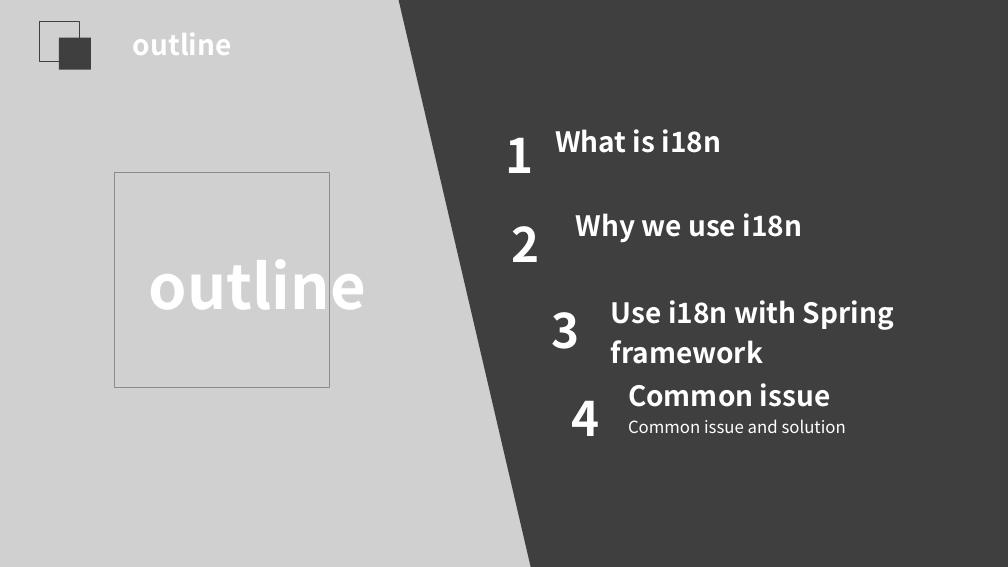
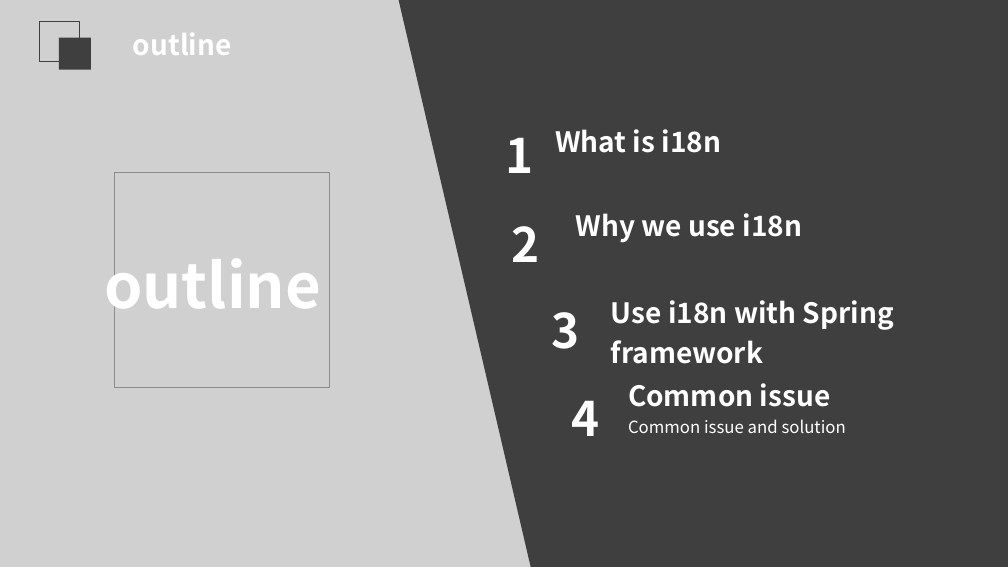
Before and after one commit to jishiting/SpringI18N, a slide deck: slide 3 of Internationalization.pptx (slide 2 before the commit). Drawn at 1008x567 pixels with LibreOffice and Linux fonts; fonts in the diff are those of the drawing; grey boxes stand for pictures. Boxes give left, top, right and bottom in pixels: in the first picture for what was removed or moved away, otherwise in the second. Text is boxed around its words. In the diff, an @@ line names an element or a change of style, - is before the commit and + after.

```diff
--- a/Internationalization.pptx
+++ b/Internationalization.pptx
@@ text "outline": place and size @@
-text "outline" at box(149, 246, 366, 325)
+text "outline" at box(104, 245, 321, 324)
```
Also in this commit, not shown: 1 other slide changed, 10 slides added, 1 slide removed.
